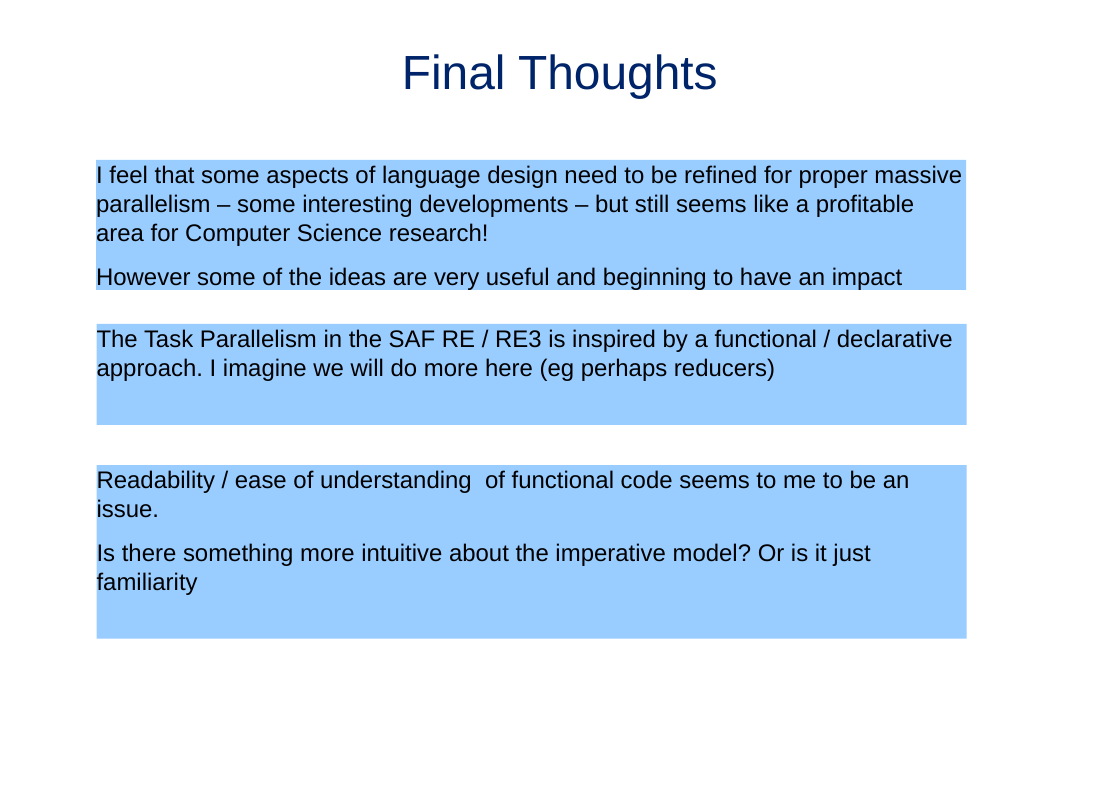
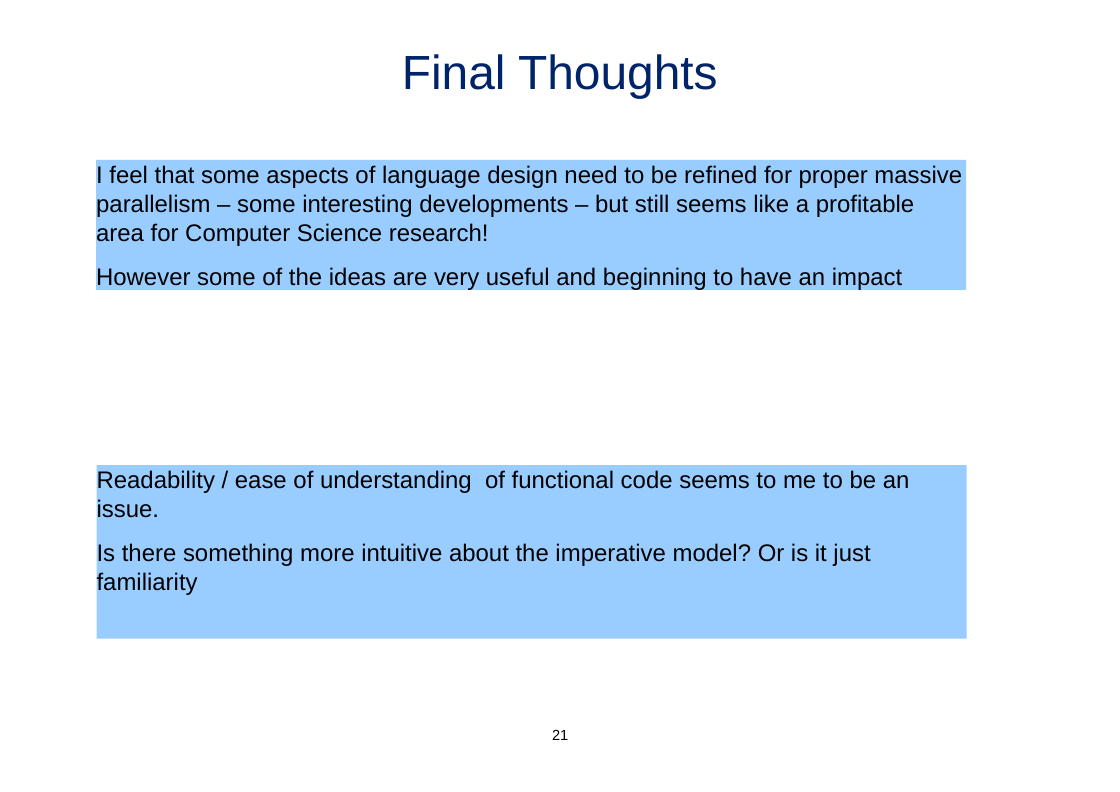
Before and after one commit to pavoni/fptalk, a slide deck: slide 21 of Functional Programming - a beginners experience - v0 52.ppt. Drawn at 1120x792 pixels with LibreOffice and Linux fonts; fonts in the diff are those of the drawing; background and template pictures are left out. Boxes give left, top, right and bottom in pixels: in the first picture for what was removed or moved away, otherwise in the second. Text is boxed around its words. In the diff, an @@ line names an element or a change of style, - is before the commit and + after.

```diff
--- a/Functional Programming - a beginners experience - v0 52.ppt
+++ b/Functional Programming - a beginners experience - v0 52.ppt
@@ rectangle removed at (97, 324, 967, 425) @@
-The Task Parallelism in the SAF RE / RE3 is inspired by a functional / declarative approach. I imagine we will do more here (eg perhaps reducers)
@@ page number at (552, 729, 568, 740): font Times New Roman to Arial, text colour #FFFFFF to #000000; indent changed @@
```
Also in this commit, not shown: 18 other slides changed, 1 slide added, 1 slide removed, 1 other file.
